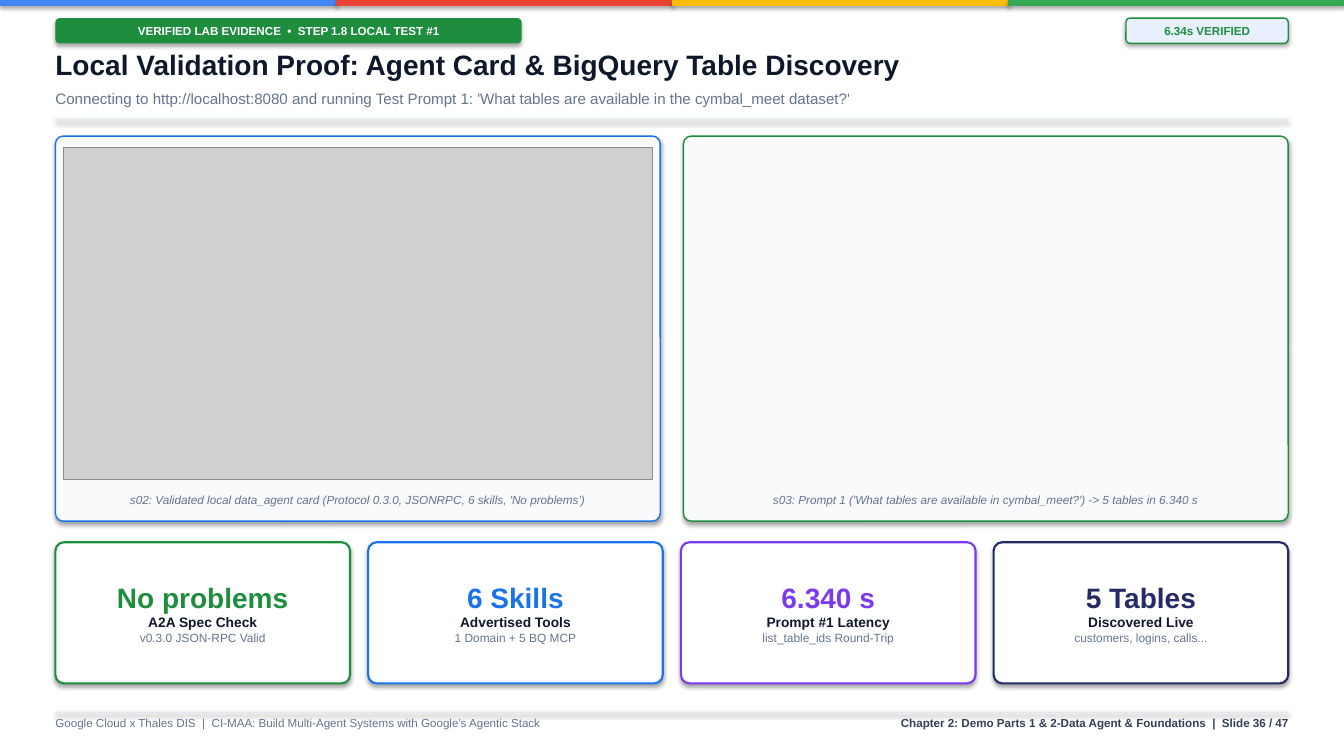
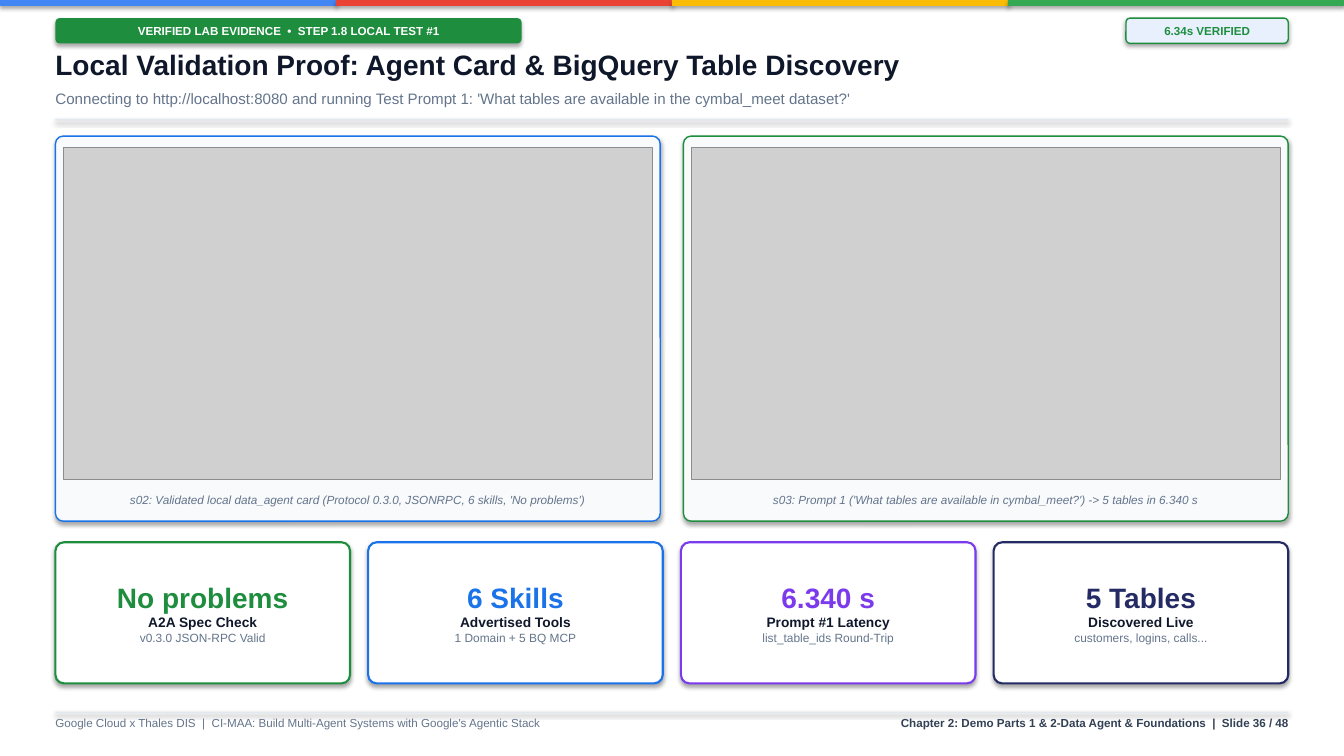
Before and after one commit to cloudanum/nov-build-multi-agent-systems-with-googles-agentic-stack-demo, a slide deck: slide 36 of custom_contents/Instructor-facing/slides/Chapter_02_Demo_Part1_2_Data_Agent_and_Foundations_Instructor.pptx. Drawn at 1344x756 pixels with LibreOffice and Linux fonts; fonts in the diff are those of the drawing; grey boxes stand for pictures. Boxes give left, top, right and bottom in pixels: in the first picture for what was removed or moved away, otherwise in the second. Text is boxed around its words. In the diff, an @@ line names an element or a change of style, - is before the commit and + after.

Commit message:
Upgrade to 3 chapter-specific 10-question Kahoots (Ch1, Ch2, Ch3) live on create.kahoot.it

```diff
--- a/custom_contents/Instructor-facing/slides/Chapter_02_Demo_Part1_2_Data_Agent_and_Foundations_Instructor.pptx
+++ b/custom_contents/Instructor-facing/slides/Chapter_02_Demo_Part1_2_Data_Agent_and_Foundations_Instructor.pptx
@@ picture added at <box>692,148,1280,480</box> @@
@@ text at <box>901,718,1288,730</box>: text changed @@
-Chapter 2: Demo Parts 1 & 2-Data Agent & Foundations | Slide 36 / 47
+Chapter 2: Demo Parts 1 & 2-Data Agent & Foundations | Slide 36 / 48
```
Also in this commit, not shown: 46 other slides changed, 1 slide added, 25 other files.
